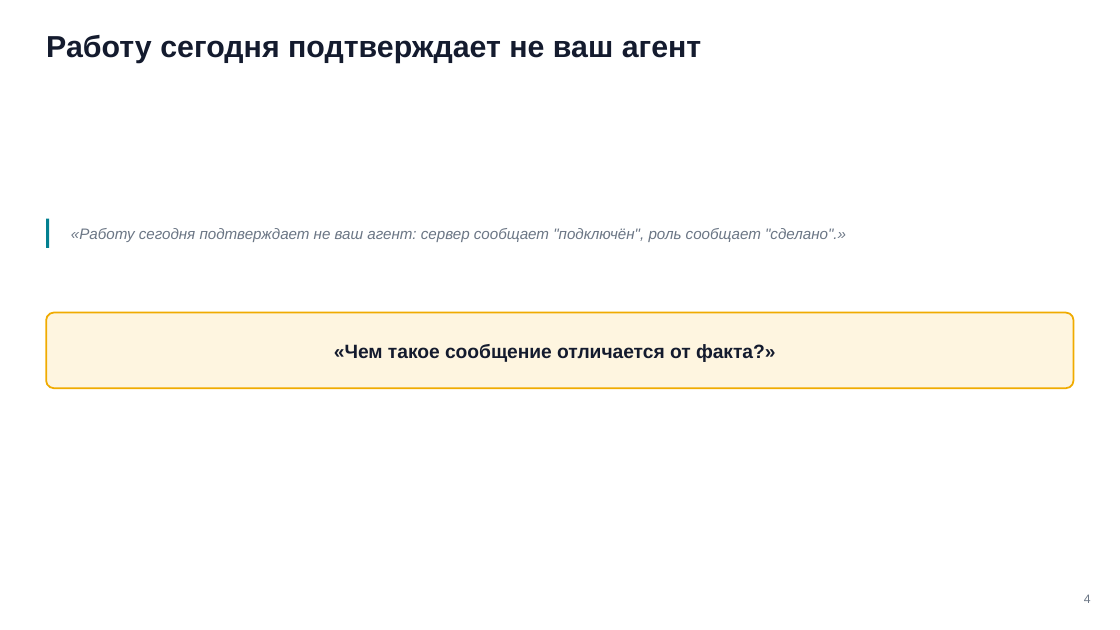
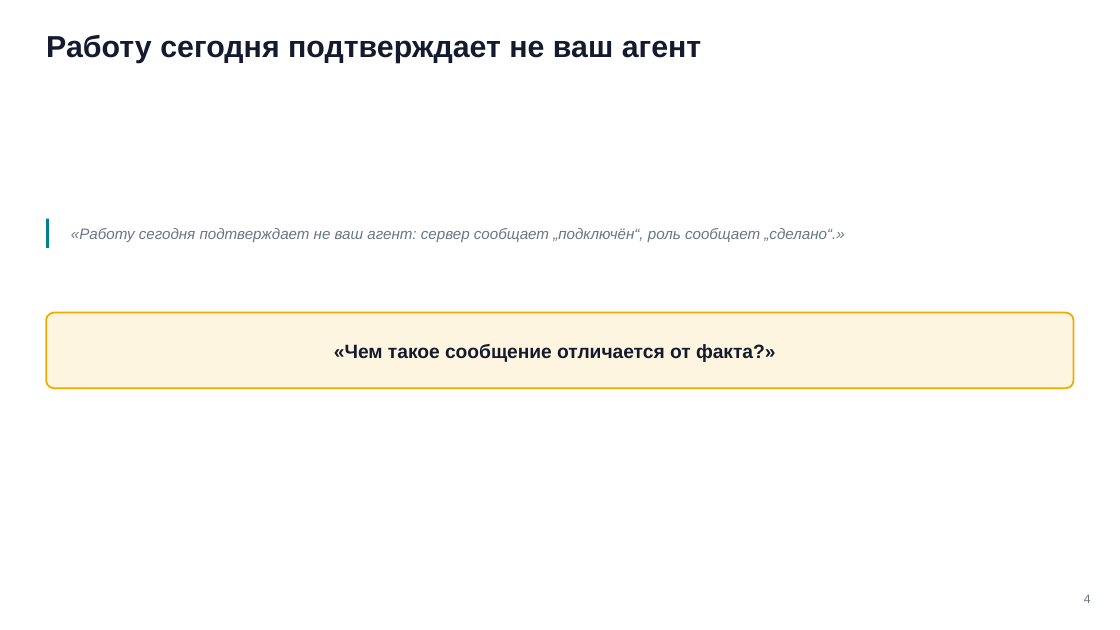
Before and after one commit to tellina-study/AI-usage-lessons, a slide deck: slide 4 of library/seminars/sem-06/rendered/sem-06.pptx. Drawn at 1120x630 pixels with LibreOffice and Linux fonts; fonts in the diff are those of the drawing. Boxes give left, top, right and bottom in pixels: in the first picture for what was removed or moved away, otherwise in the second. Text is boxed around its words. In the diff, an @@ line names an element or a change of style, - is before the commit and + after.

```diff
--- a/library/seminars/sem-06/rendered/sem-06.pptx
+++ b/library/seminars/sem-06/rendered/sem-06.pptx
@@ text at box(71, 228, 844, 242): text changed @@
-«Работу сегодня подтверждает не ваш агент: сервер сообщает "подключён", роль сообщает "сделано".»
+«Работу сегодня подтверждает не ваш агент: сервер сообщает „подключён“, роль сообщает „сделано“.»
```
Also in this commit, not shown: 17 other slides changed, 19 other files.
